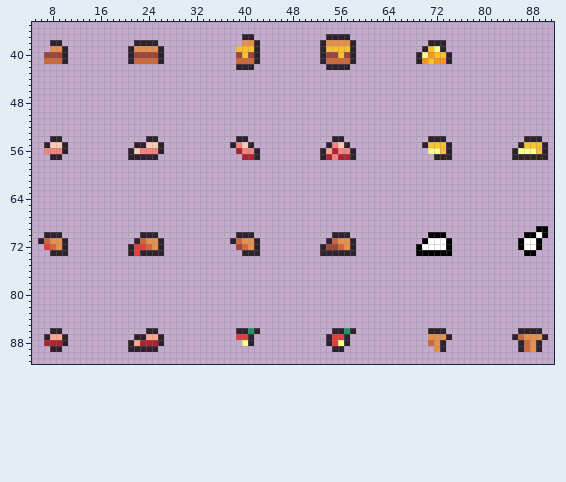
A sprite sheet gets an edit: Projects/TastyRoad/Assets/Sprites/foods.png. The first picture shows the starting point.
The file is 96x64 pixels. Shown: x 5..91, y 35..91. The old version is drawn lined up with the new one, on the new canvas.
Once edited:
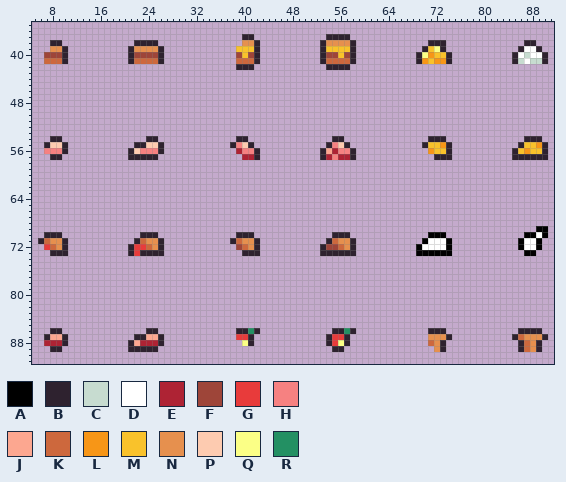
Palette (. is transparent): A #000000  B #2e222f  C #c7dcd0  D #ffffff  E #ae2334  F #9e4539  G #e83b3b  H #f68181  J #fca790  K #cd683d  L #f79617  M #f9c22b  N #e6904e  P #fdcbb0  Q #fbff86  R #239063
Change:
canvas 96x64 -> 96x96, the old top-left corner now at 0,32
@@ x 83..91 @@
 37 .........
-38 .........
-39 .........
-40 .........
-41 .........
+38 ....BB...
+39 ...BDDB..
+40 ..BDCDDB.
+41 ..BCDCCB.
 42 .........
@@ x 69..91 @@
 54 ..BBB.............BBB..
-55 .BMMMB...........BMMMB.
-56 ..QQMB..........BQQQMB.
+55 .BMMLB...........BMMLB.
+56 ..LMMB..........BMLMMB.
 57 ...BBB..........BBBBBB.
Boxes around the changes in both pictures, in picture pixels (x1, y1, x2, y2):
added: (512, 40, 548, 64)
changed: (428, 142, 446, 154)
changed: (518, 142, 542, 154)
